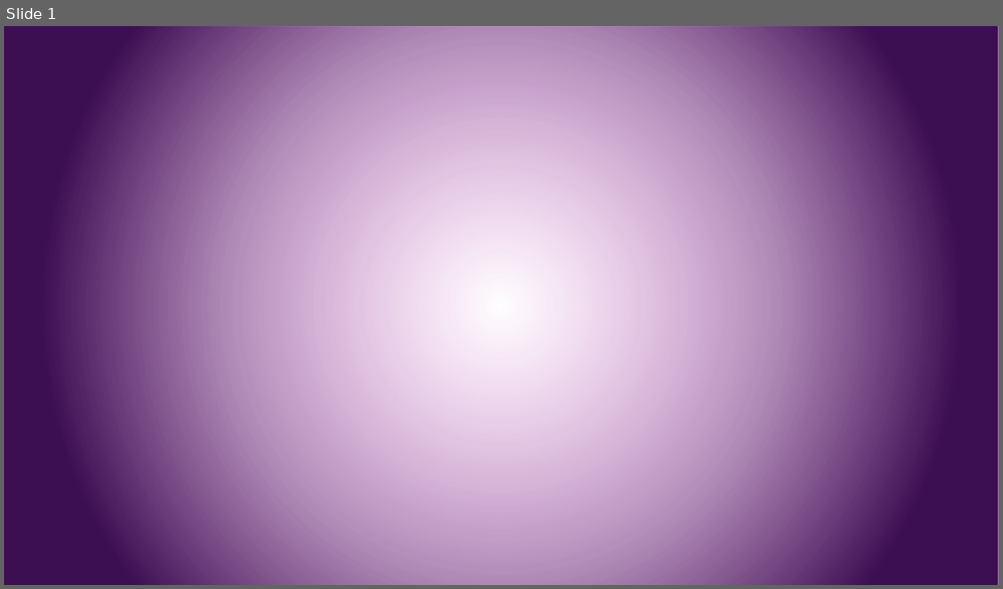
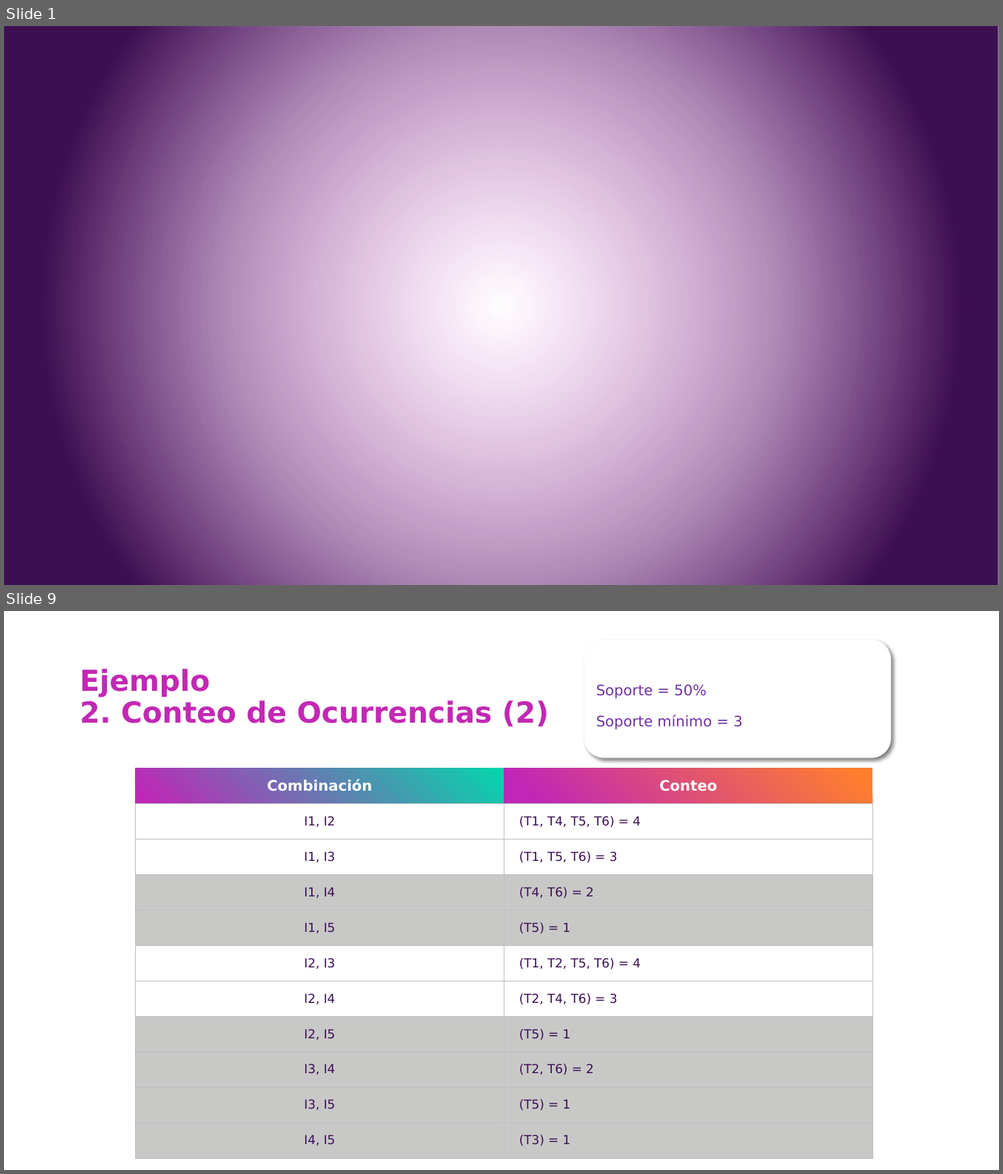
Before and after one commit to csameshiman/Axity_Curso_ML_2023, a slide deck: Diapositivas/Parte 05.Association Rule/Sección 05.2.Eclat/Eclat.pptx. Shown one above the other, each under a label of ours: slide 1 before the commit, slides 1 and 9 after it; the slides between them are not shown. The pictures are 1003x589 and 1003x1174 pixels, drawn with LibreOffice and Linux fonts; fonts in the diff are those of the drawing; background and template pictures are left out. Boxes give left, top, right and bottom in pixels: in the first picture for what was removed or moved away, otherwise in the second. Text is boxed around its words. In the diff, an @@ line names an element or a change of style, - is before the commit and + after.

```diff
--- a/Diapositivas/Parte 05.Association Rule/Sección 05.2.Eclat/Eclat.pptx
+++ b/Diapositivas/Parte 05.Association Rule/Sección 05.2.Eclat/Eclat.pptx
@@ slide 9 added at <box>4,611,999,1170</box>, background picture (left out) @@
@@ rounded rectangle added at <box>584,639,891,758</box>, fill #FFFFFF @@
@@ title added at <box>79,669,549,726</box>, 28 pt, text #C228B4, bold @@
+Ejemplo
+2. Conteo de Ocurrencias (2)
@@ text added at <box>596,684,742,729</box>, 14 pt, text #7030A0 @@
+Soporte = 50%
+Soporte mínimo = 3
@@ table added at <box>135,769,873,1159</box>, 11 rows, 2 columns @@
+Combinación | Conteo
+I1, I2 | (T1, T4, T5, T6) = 4
+I1, I3 | (T1, T5, T6) = 3
+I1, I4 | (T4, T6) = 2
+I1, I5 | (T5) = 1
+I2, I3 | (T1, T2, T5, T6) = 4
+I2, I4 | (T2, T4, T6) = 3
+I2, I5 | (T5) = 1
+I3, I4 | (T2, T6) = 2
+I3, I5 | (T5) = 1
+I4, I5 | (T3) = 1
```
Also in this commit, not shown: 11 other slides added, 47 slides removed.
